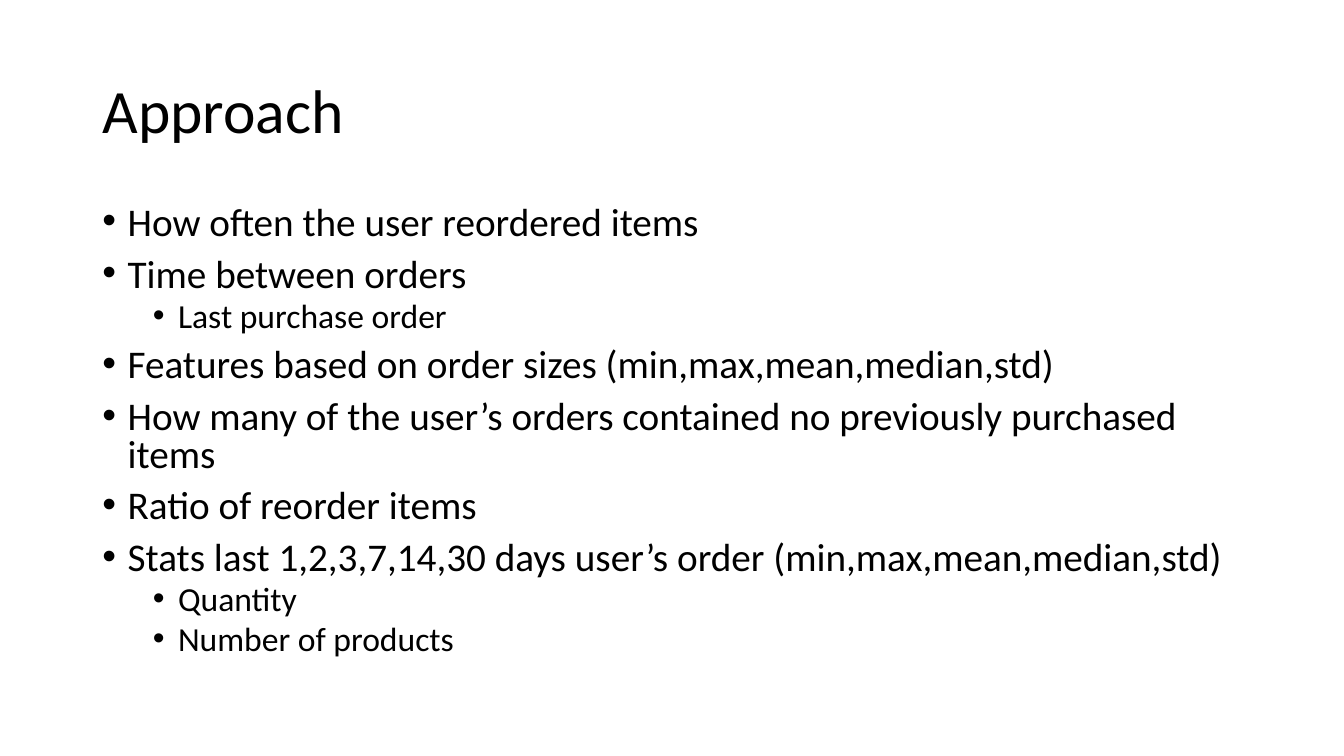
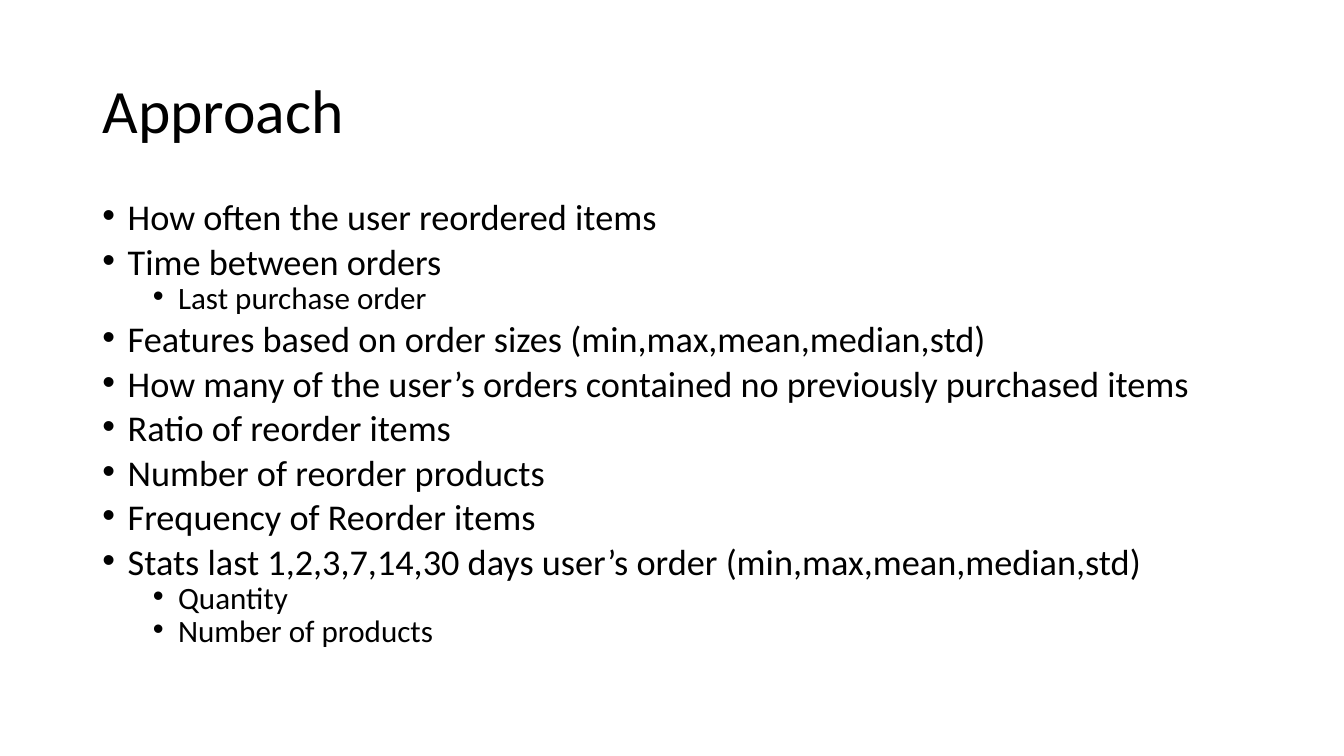
Before and after one commit to NhuanTDBK/purchase-prediction, a slide deck: slide 4 of VinID.pptx. Drawn at 1344x756 pixels with LibreOffice and Linux fonts; fonts in the diff are those of the drawing. Boxes give left, top, right and bottom in pixels: in the first picture for what was removed or moved away, otherwise in the second. Text is boxed around its words. In the diff, an @@ line names an element or a change of style, - is before the commit and + after.

Commit message:
Update sliding

```diff
--- a/VinID.pptx
+++ b/VinID.pptx
@@ text at (128, 204, 1188, 647): size 28 to 25.9 pt in "How often the user reordered items", "Time between orders", "Features based on order sizes (min,max,mean,median,std)", "How many of the user’s orders contained ..." and 2 more places; size 24 to 22.2 pt in "Last purchase order", "Quantity", "Number of products"; line spacing 0.8 to 0.7 @@
@@ text at (128, 460, 545, 536): paragraphs added @@
+• Number of reorder products
+• Frequency of Reorder items
```
